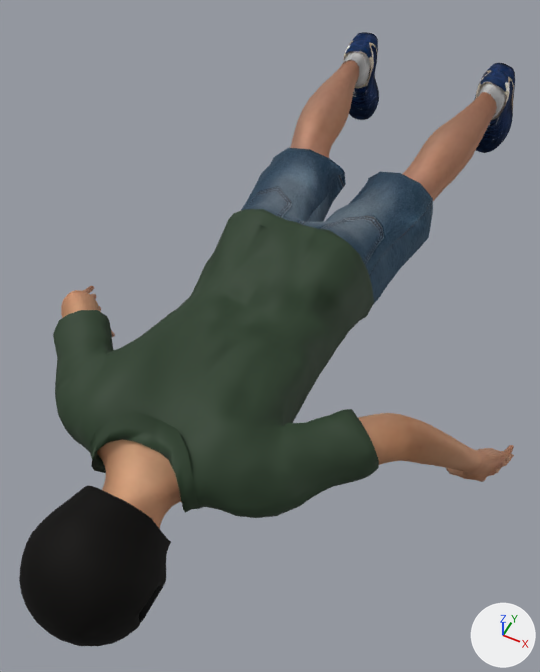
Two versions of the FBX model Assets/3D Assets/Character/Male1.fbx, one commit apart.
The view is the same before and after, from a 50 mm camera at (0.494, -2.039, 1.106) aimed at (-0.027, -0.998, -0.195). The axes (+X, +Y, +Z) are drawn at lower right. The lights are the same throughout. The first picture is the older version. Where no turn or scale is listed for an object, it has been applied to the vertices.

In view in the first picture: 'HeadHelmet', 'Helmet', 'Shoes1', 'ShortsJeans', 'ShortsLegs', 'ShortsSleevesArms', 'TShirt'.
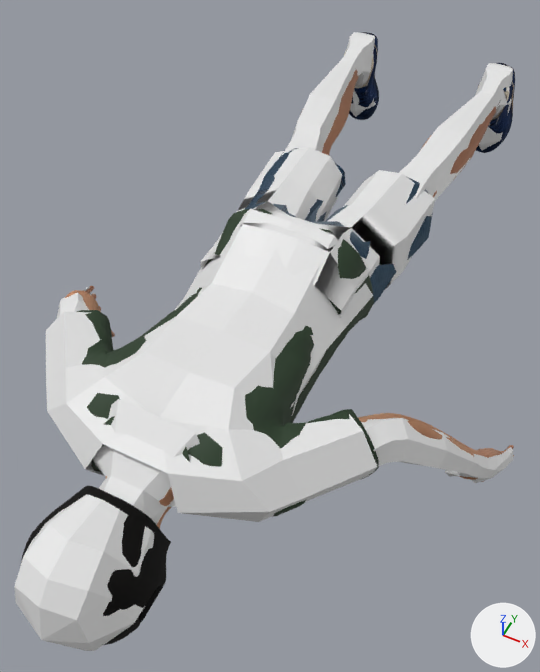
The change, as JSON lines over the scene's bpy script:
```json
{"op": "add", "block": "me_sphere", "code": ["me_sphere = bpy.data.meshes.new('Sphere')", "me_sphere.from_pydata(...)  # 47 vertices, 46 faces; spans x -0.108..0.108, y -1.824..-1.568, z -0.195..0.083"]}
{"op": "add", "block": "me_cylinder_005", "code": ["me_cylinder_005 = bpy.data.meshes.new('Cylinder.005')", "me_cylinder_005.from_pydata(...)  # 72 vertices, 69 faces; spans x -0.351..0.351, y -1.571..-0.946, z -0.146..0.122"]}
{"op": "add", "block": "me_cylinder", "code": ["me_cylinder = bpy.data.meshes.new('Cylinder')", "me_cylinder.from_pydata(...)  # 60 vertices, 50 faces; spans x -0.232..0.232, y -0.719..-0.153, z -0.103..0.065"]}
{"op": "add", "block": "me_cylinder_004", "code": ["me_cylinder_004 = bpy.data.meshes.new('Cylinder.004')", "me_cylinder_004.from_pydata(...)  # 84 vertices, 73 faces; spans x -0.208..0.211, y -1.06..-0.609, z -0.133..0.119"]}
{"op": "add", "block": "me_cylinder_006", "code": ["me_cylinder_006 = bpy.data.meshes.new('Cylinder.006')", "me_cylinder_006.from_pydata(...)  # 44 vertices, 45 faces; spans x -0.151..0.151, y -1.688..-1.472, z -0.147..0.094"]}
{"op": "add", "block": "me_cylinder_001", "code": ["me_cylinder_001 = bpy.data.meshes.new('Cylinder.001')", "me_cylinder_001.from_pydata(...)  # 60 vertices, 52 faces; spans x -0.253..0.254, y -0.153..-0.008, z -0.203..0.069"]}
{"op": "add", "block": "me_cylinder_007", "code": ["me_cylinder_007 = bpy.data.meshes.new('Cylinder.007')", "me_cylinder_007.from_pydata(...)  # 204 vertices, 204 faces; spans x -0.569..0.572, y -1.395..-0.989, z -0.366..0.044"]}
{"op": "add", "block": "ob_helmetshadow", "code": ["ob_helmetshadow = bpy.data.objects.new('HelmetShadow', me_sphere)", "ob_helmetshadow.location = (0.0, 0.0, 0.0)"]}
{"op": "add", "block": "ob_tshirtshadow", "code": ["ob_tshirtshadow = bpy.data.objects.new('TShirtShadow', me_cylinder_005)", "ob_tshirtshadow.location = (0.0, 0.0, 0.0)"]}
{"op": "add", "block": "ob_shortslegsshadow", "code": ["ob_shortslegsshadow = bpy.data.objects.new('ShortsLegsShadow', me_cylinder)", "ob_shortslegsshadow.location = (0.0, 0.0, 0.0)"]}
{"op": "add", "block": "ob_shortsjeansshadow", "code": ["ob_shortsjeansshadow = bpy.data.objects.new('ShortsJeansShadow', me_cylinder_004)", "ob_shortsjeansshadow.location = (0.0, 0.0, 0.0)"]}
{"op": "add", "block": "ob_headhelmetshadow", "code": ["ob_headhelmetshadow = bpy.data.objects.new('HeadHelmetShadow', me_cylinder_006)", "ob_headhelmetshadow.location = (0.0, 0.0, 0.0)"]}
{"op": "add", "block": "ob_shoes1shadow", "code": ["ob_shoes1shadow = bpy.data.objects.new('Shoes1Shadow', me_cylinder_001)", "ob_shoes1shadow.location = (0.0, 0.0, 0.0)"]}
{"op": "add", "block": "ob_shortssleevesarmsshadow", "code": ["ob_shortssleevesarmsshadow = bpy.data.objects.new('ShortsSleevesArmsShadow', me_cylinder_007)", "ob_shortssleevesarmsshadow.location = (0.0, 0.0, 0.0)"]}
```

Changed parts and their boxes (x1, y1, x2, y2) in the pictures (540 x 672 px):
```json
{"object": "TShirtShadow", "change": "added", "after": [46, 208, 377, 522]}
{"object": "ShortsJeansShadow", "change": "added", "after": [200, 147, 435, 320]}
{"object": "HelmetShadow", "change": "added", "after": [14, 494, 154, 651]}
{"object": "ShortsLegsShadow", "change": "added", "after": [282, 58, 494, 202]}
{"object": "HeadHelmetShadow", "change": "added", "after": [93, 399, 200, 525]}
{"object": "ShortsSleevesArmsShadow", "change": "added", "after": [57, 287, 513, 483]}
{"object": "Shoes1Shadow", "change": "added", "after": [343, 32, 513, 150]}
{"object": "TShirt", "change": "unchanged, covered by the edit", "before": [53, 209, 379, 518], "after": [77, 209, 379, 517]}
{"object": "Helmet", "change": "unchanged, covered by the edit", "before": [19, 486, 171, 646], "after": [21, 486, 171, 645]}
{"object": "ShortsJeans", "change": "unchanged, covered by the edit", "before": [241, 148, 433, 305], "after": [245, 148, 433, 305]}
{"object": "ShortsLegs", "change": "unchanged, covered by the edit", "before": [290, 60, 497, 201], "after": [300, 70, 496, 198]}
```
